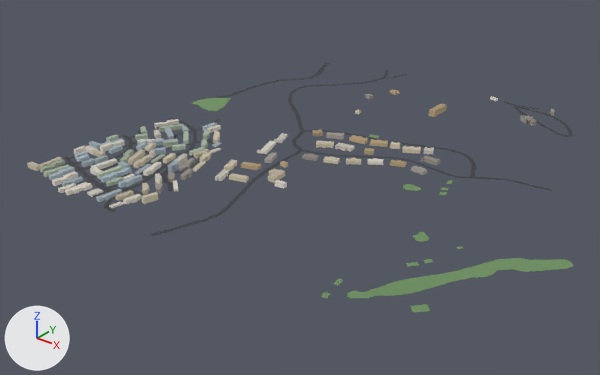
The glTF model public/tiles/tile_5_10.glb: old version first, new version second.
Before and after are seen from a 50 mm camera at (-1944.0, -616.0, 665.0) aimed at (-2772.0, 418.0, 24.0). Lighting does not change. The marker at lower left points along +X, +Y and +Z. The picture after the commit comes second. Where no turn or scale is listed for an object, it has been applied to the vertices.

Objects in the first picture: 'bld_5_10', 'grn_5_10', 'road_5_10'.
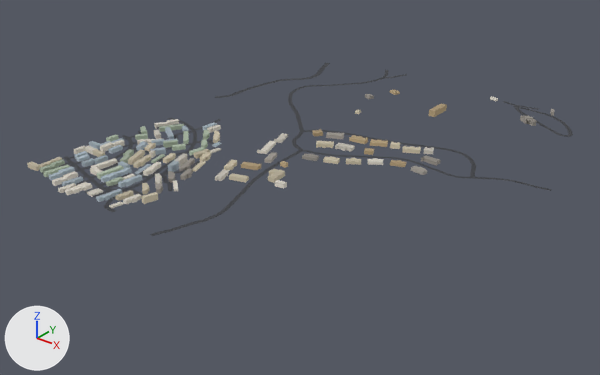
Location of each change, [x1, y1, x2, y2] in pixels of the pictures (600 x 375 px):
'grn_5_10', deleted
    before: [190, 98, 573, 313]

The change, as a diff of the scene's bpy script:
```diff
--- a/public/tiles/tile_5_10.glb.py
+++ b/public/tiles/tile_5_10.glb.py
@@ ob_grn_5_10 @@
-ob_grn_5_10 = bpy.data.objects.new('grn_5_10', me_grn_5_10)
-ob_grn_5_10.location = (-2725.0, 359.0, 74.0)
```
